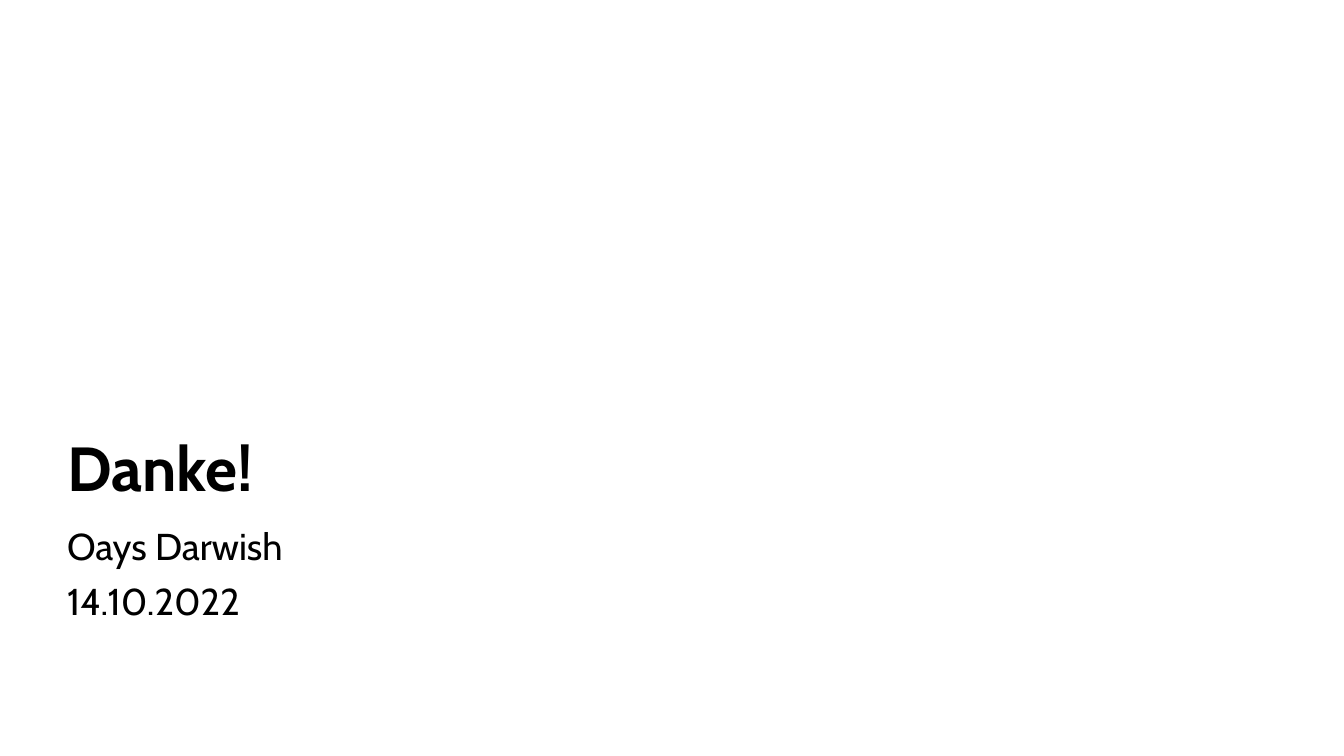
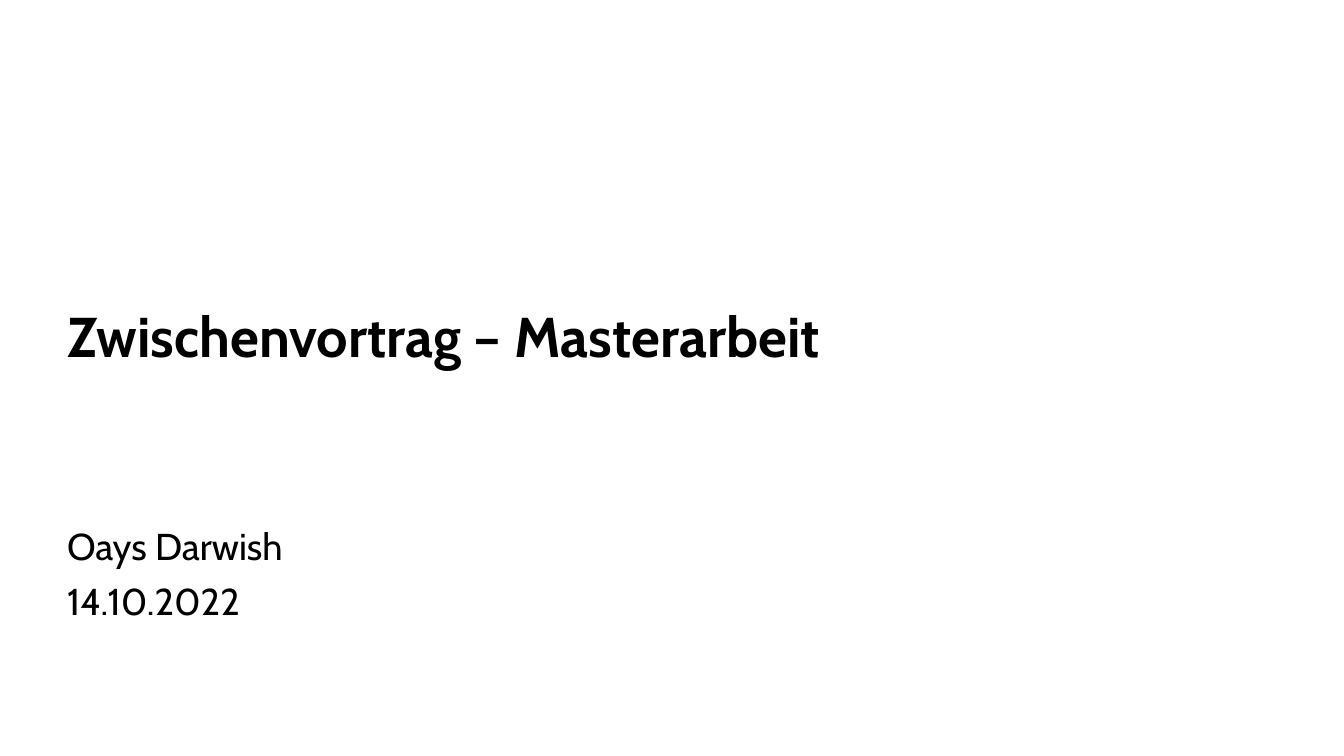
Before and after one commit to OaysDarwish/MasterArbeit, a slide deck: slide 16 of Zwischenvortrag_converted.pptx. Drawn at 1344x756 pixels with LibreOffice and Linux fonts; fonts in the diff are those of the drawing; background and template pictures are left out. Boxes give left, top, right and bottom in pixels: in the first picture for what was removed or moved away, otherwise in the second. Text is boxed around its words. In the diff, an @@ line names an element or a change of style, - is before the commit and + after.

```diff
--- a/Zwischenvortrag_converted.pptx
+++ b/Zwischenvortrag_converted.pptx
@@ title at bbox=[67, 315, 819, 370]: text changed; size 40 to 36 pt @@
-Danke!
+Zwischenvortrag – Masterarbeit
```
Also in this commit, not shown: 6 other slides changed, 4 slides added, 4 slides removed, 1 other file.
